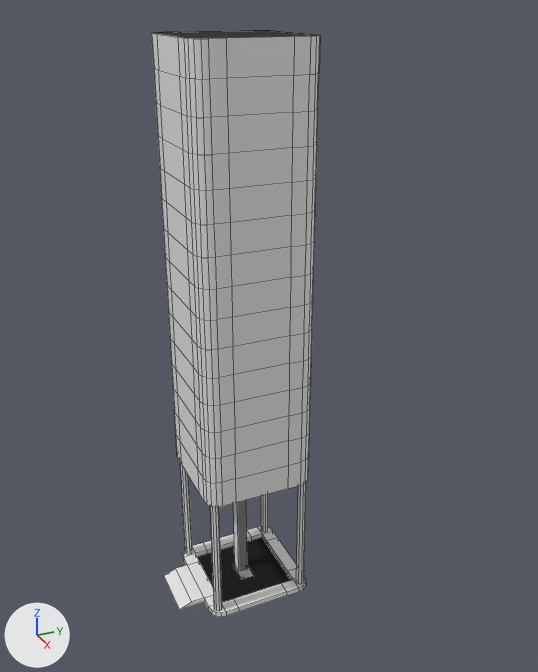
A saved change to the FBX model CorridorGeodesic/Assets/Resources/Models/CORGEO_MODELS_Environment/CORGEO_MODELS_Environment.fbx.
Rendered twice from a 50 mm camera at (21.78, -8.66, 21.02) aimed at (0.79, 0.79, 10.53). The axes (+X, +Y, +Z) are drawn at lower left. The lights are the same throughout. Mesh edges are drawn as thin lines on the coarser meshes. Where no turn or scale is listed for an object, it has been applied to the vertices.

Names of what the first picture shows: 'ElevatorShaft'.
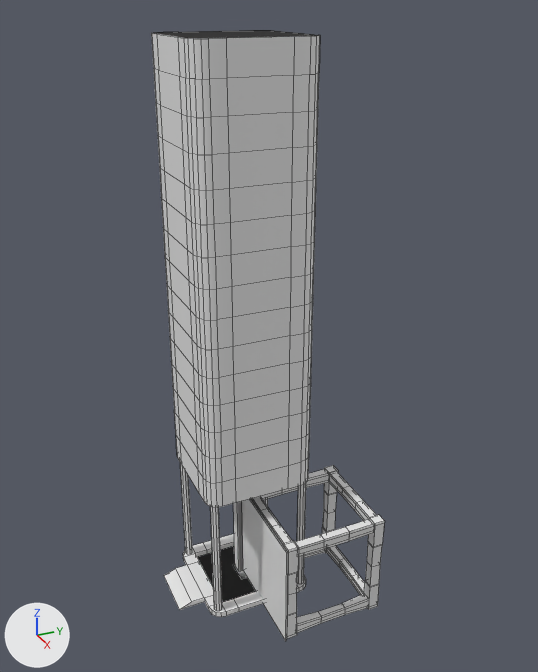
What differs and where, as boxes (x1, y1, x2, y2) in the pictures (538 x 672 px):
'CubicWoodBeam', added
    after: (251, 475, 384, 637)
'MaterialPanel', added
    after: (242, 499, 288, 641)
'VerticalWoodBeam', added
    after: (252, 465, 385, 639)

Patch to the scene script:
```diff
--- a/CorridorGeodesic/Assets/Resources/Models/CORGEO_MODELS_Environment/CORGEO_MODELS_Environment.fbx.py
+++ b/CorridorGeodesic/Assets/Resources/Models/CORGEO_MODELS_Environment/CORGEO_MODELS_Environment.fbx.py
@@ mat_industrialmetalplate3 @@
+mat_industrialmetalplate3 = principled_material('IndustrialMetalPlate3')
+mat_industrialmetalplate3.base_color = (0.8, 0.8, 0.8)  # white #e7e7e7
@@ mat_levelmat @@
+mat_levelmat = principled_material('LevelMat')
+mat_levelmat.base_color = (0.8, 0.8, 0.8)  # white #e7e7e7
@@ mat_wood @@
+mat_wood = principled_material('Wood')
+mat_wood.base_color = (0.8, 0.8, 0.8)  # white #e7e7e7
+mat_wood.roughness = 0.0
@@ me_cube_018 @@
+me_cube_018.from_pydata([(0.1, 0.1, 0.1), (0.1, 0.1, 3.9), (3.9, 0.1, 0.1), (3.9, 0.1, 3.9), (0.0, 0.0, 0.0), (0.0, 0.0, 4.0), (4.0, 0.0, 0.0), (4.0, 0.0, 4.0)], [], [(6, 7, 5, 4), (0, 2, 6, 4), (3, 1, 5, 7), (3, 7, 6, 2), (1, 3, 2, 0), (5, 1, 0, 4)])
+for i in [4]: me_cube_018.polygons[i].material_index = 1
+me_cube_018.materials.append(mat_levelmat)  # white #e7e7e7
+me_cube_018.materials.append(mat_industrialmetalplate3)  # white #e7e7e7
@@ me_cube_017 @@
+me_cube_017.from_pydata(...)  # 208 vertices, 184 faces; spans x 0.1..3.9, y 0.1..3.9, z 0.1..3.9
+me_cube_017.materials.append(mat_wood)  # its picture is missing
@@ me_cube_038 @@
+me_cube_038.from_pydata(...)  # 208 vertices, 184 faces; spans x 0.1..3.9, y 0.1..3.9, z 0.0..4.0
+me_cube_038.materials.append(mat_wood)  # its picture is missing
@@ ob_materialpanel @@
+ob_materialpanel = bpy.data.objects.new('MaterialPanel', me_cube_018)
+ob_materialpanel.location = (0.0, 0.0, 0.0)
@@ ob_cubicwoodbeam @@
+ob_cubicwoodbeam = bpy.data.objects.new('CubicWoodBeam', me_cube_017)
+ob_cubicwoodbeam.location = (0.0, 0.0, 0.0)
@@ ob_verticalwoodbeam @@
+ob_verticalwoodbeam = bpy.data.objects.new('VerticalWoodBeam', me_cube_038)
+ob_verticalwoodbeam.location = (0.0, 0.0, 0.0)
```
